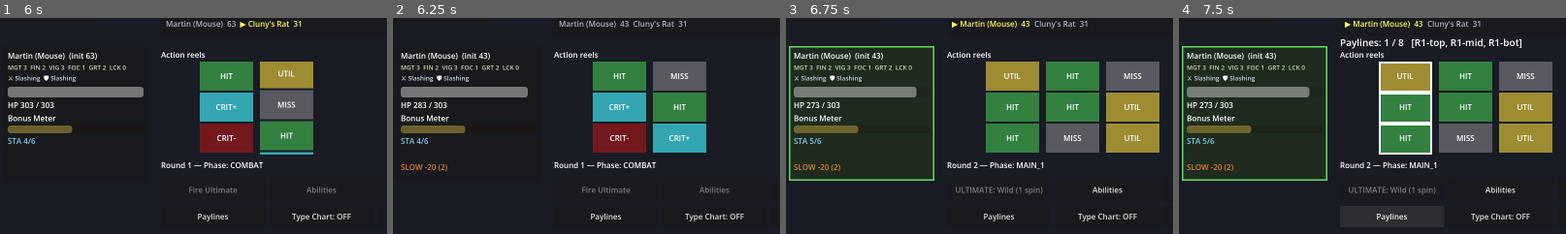
Above: before the commit, frames 1-4 (left to right).
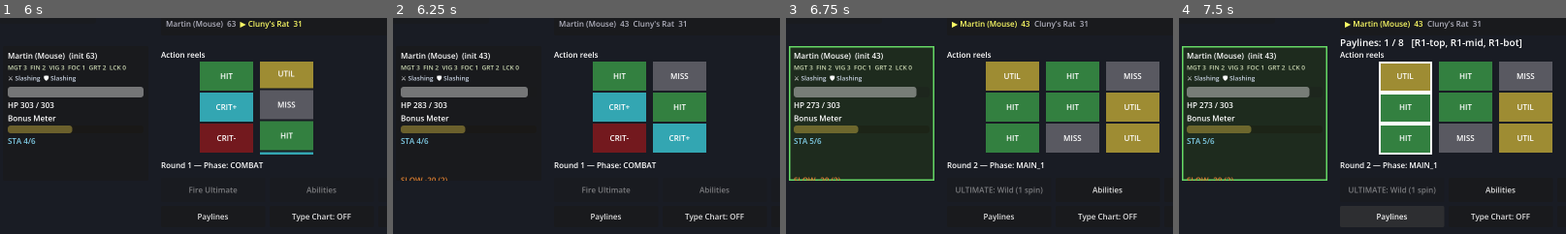
Above: after the commit, the same moments.

Repository: djkipyaboy/bunnies
Game: Godot game, scene res://combat/combat.tscn
Same seed, same stepped clock (60 frames per second), same inputs: the game is played once before the commit and once after it.
Inputs (mouse positions are % of the whole screen's width and height, from its top left):
- Up to frame 1 (6 s): click "BEGIN FIGHT" at 0.5 s; click "Abilities" at 1.25 s; click "SPIN" at 2 s; move the mouse to (72, 45) at 2.77 s; hold D (move_right) 2.78-3.5 s; hold E (interact) 2.78-3.5 s; click (72, 45) at 2.92 s; drag from (30, 55) to (45, 71) at 3.52 s; click "END TURN" at 4.25 s; move the mouse to (60, 28) at 5.02 s; hold D (move_right) 5.03-5.75 s; hold L (toggle_event_log) 5.03-5.75 s; tap E (interact) at 5.3 s; drag from (45, 71) to (20, 35) at 5.77 s
- Up to frame 2 (6.25 s): no input
- Up to frame 3 (6.75 s): move the mouse to (80, 66) at 6.52 s; hold A (move_left) from 6.53 s (still down); hold N (toggle_talents) from 6.53 s (still down)
- Up to frame 4 (7.5 s): tap E (interact) at 6.8 s; release A (move_left) at 7.25 s; release N (toggle_talents) at 7.25 s; click "Paylines" at 7.25 s
The pictures show only the part of the screen within x 1-51%, y 2-52%; the shares and areas given below are measured in that part.

Frame 1 is identical in both runs. In frame 2, 0.3% of the frame differs, in the area x 2-15%, y 67-76%; in frame 3, 0.3%; in frame 4, 0.3%.

Commit message:
feat(combat): show Riposte Storm charge count on CombatantPanel
Co-Authored-By: Claude Sonnet 5 <noreply@anthropic.com>

Diff:
--- a/combat/combat.gd
+++ b/combat/combat.gd
@@ -1722,6 +1722,7 @@
 	if did_ability or did_extra != &"" or did_ultimate:
 		(_panels[_attacker] as CombatantPanel).refresh_status()
 		(_panels[_attacker] as CombatantPanel).refresh_resources()
+		(_panels[_attacker] as CombatantPanel).refresh_riposte()
 	# Hunter's Mark: the orchestrator owns the target, so it does the attach (ARCHITECTURE §2). The
 	# downstream crit-fail→hit swap in _do_spin is side-agnostic, so an enemy's mark helps every enemy.
 	if _attacker.hunters_mark_pending:
@@ -1838,6 +1839,8 @@
 			if r.is_weapon_attack:
 				weapon_reel_count += 1
 		_defender.gain_riposte_charges(weapon_reel_count)
+		if _panels.has(_defender):
+			(_panels[_defender] as CombatantPanel).refresh_riposte()
 		_attacker.turn_reels = Combatant.evasion_reels(_attacker.turn_reels)
 		_prepare_strips(_attacker.turn_reels)
 	# Jinxed (Chancer "Jinx the Odds", Task 21): checked on the BEARER's own turn as the attacker (not
--- a/combat/ui/combatant_panel.gd
+++ b/combat/ui/combatant_panel.gd
@@ -12,6 +12,7 @@
 var _status_label: RichTextLabel
 var _stamina_label: Label
 var _shield_label: Label
+var _riposte_label: Label
 var _stats_label: Label
 var _types_label: RichTextLabel
 var _combatant: Combatant
@@ -81,6 +82,10 @@
 	_shield_label.add_theme_color_override("font_color", Color(0.6, 0.85, 1.0))
 	box.add_child(_shield_label)
 
+	_riposte_label = Label.new()
+	_riposte_label.add_theme_color_override("font_color", Color(0.85, 0.6, 0.9))
+	box.add_child(_riposte_label)
+
 	_status_label = RichTextLabel.new()
 	_status_label.bbcode_enabled = true
 	_status_label.fit_content = true
@@ -112,6 +117,7 @@
 	refresh_resources()
 	refresh_shield()
 	refresh_status()
+	refresh_riposte()
 	_refresh_stats()
 	_refresh_types()
 
@@ -202,6 +208,18 @@
 
 func _on_shield_changed(_shield_hp: int, _shield_turns: int) -> void:
 	refresh_shield()
+
+## Updates the Riposte Storm charge counter ("⚔ Riposte charges: 3" while charges > 0, blank
+## otherwise) — riposte_charges is 0 and never gained for every non-Skirmisher class, so a
+## non-Skirmisher panel simply stays blank. Call from bind() + wherever gain_riposte_charges()/
+## fire_riposte_storm() run.
+func refresh_riposte() -> void:
+	if _riposte_label == null:
+		return
+	if _combatant != null and _combatant.riposte_charges > 0:
+		_riposte_label.text = "⚔ Riposte charges: %d" % _combatant.riposte_charges
+	else:
+		_riposte_label.text = ""
 
 ## Outlines this panel when it's the player's selected primary target (N-vs-M targeting). A red border
 ## via a stylebox override; removing the override restores the default panel look.
--- /dev/null
+++ b/tests/test_riposte_charge_counter.gd
@@ -0,0 +1,57 @@
+extends SceneTree
+
+## Headless test: Basil's (Skirmisher) Riposte Storm charge count must be visible on the panel —
+## playtest 2026-07-31 found riposte_charges had NO UI display anywhere.
+## Run: Godot_v4.6.3-stable_win64_console.exe --headless --path bunnies --script res://tests/test_riposte_charge_counter.gd
+
+var _instance: Node
+var _frames: int = 0
+var _failures: int = 0
+
+func _check(cond: bool, label: String) -> void:
+	if cond: print("  ok: ", label)
+	else: _failures += 1; push_error("FAIL: " + label); print("  FAIL: ", label)
+
+func _init() -> void:
+	var scene: PackedScene = load("res://combat/combat.tscn")
+	_instance = scene.instantiate()
+	root.add_child(_instance)
+
+func _process(_delta: float) -> bool:
+	_frames += 1
+	if _frames == 2:
+		# --- CombatantPanel-level: refresh_riposte() renders the count, blank at 0 ---
+		var c: Combatant = Combatant.new()
+		c.base_stats = Stats.new(); c.base_max_hp = 100; c.apply_stats(); c.start_combat()
+		var panel: CombatantPanel = CombatantPanel.new()
+		root.add_child(panel)
+		panel.bind(c)
+		_check(panel._riposte_label.text == "", "blank at 0 charges right after bind()")
+		c.gain_riposte_charges(3)
+		panel.refresh_riposte()
+		_check(panel._riposte_label.text.contains("3"), "shows the charge count once gained (got '%s')" % panel._riposte_label.text)
+
+		# --- combat.gd wiring: gaining a charge on the defender's panel refreshes it live ---
+		var combat: Combat = _instance as Combat
+		var defender: Combatant = Combatant.new()
+		defender.base_stats = Stats.new(); defender.base_max_hp = 100; defender.apply_stats(); defender.start_combat()
+		defender.attach_effect(EffectLibrary.make(&"evasion"))
+		var attacker: Combatant = Combatant.new()
+		attacker.is_player = false
+		var w: Weapon = Weapon.new(); w.base_damage = 5.0
+		w.reels.append(ActionReel.make_default(null))
+		attacker.weapon = w
+		attacker.turn_reels = [w.reels[0]]
+		combat._attacker = attacker
+		combat._defender = defender
+		combat._panels[defender] = CombatantPanel.new()
+		root.add_child(combat._panels[defender])
+		combat._panels[defender].bind(defender)
+
+		defender.gain_riposte_charges(1)
+		(combat._panels[defender] as CombatantPanel).refresh_riposte()
+		_check((combat._panels[defender] as CombatantPanel)._riposte_label.text.contains("1"), "the defender's panel shows the gained charge")
+
+		print(("RIPOSTE CHARGE COUNTER TEST PASSED" if _failures == 0 else "RIPOSTE CHARGE COUNTER TEST FAILED: %d" % _failures))
+		quit(_failures)
+	return false
